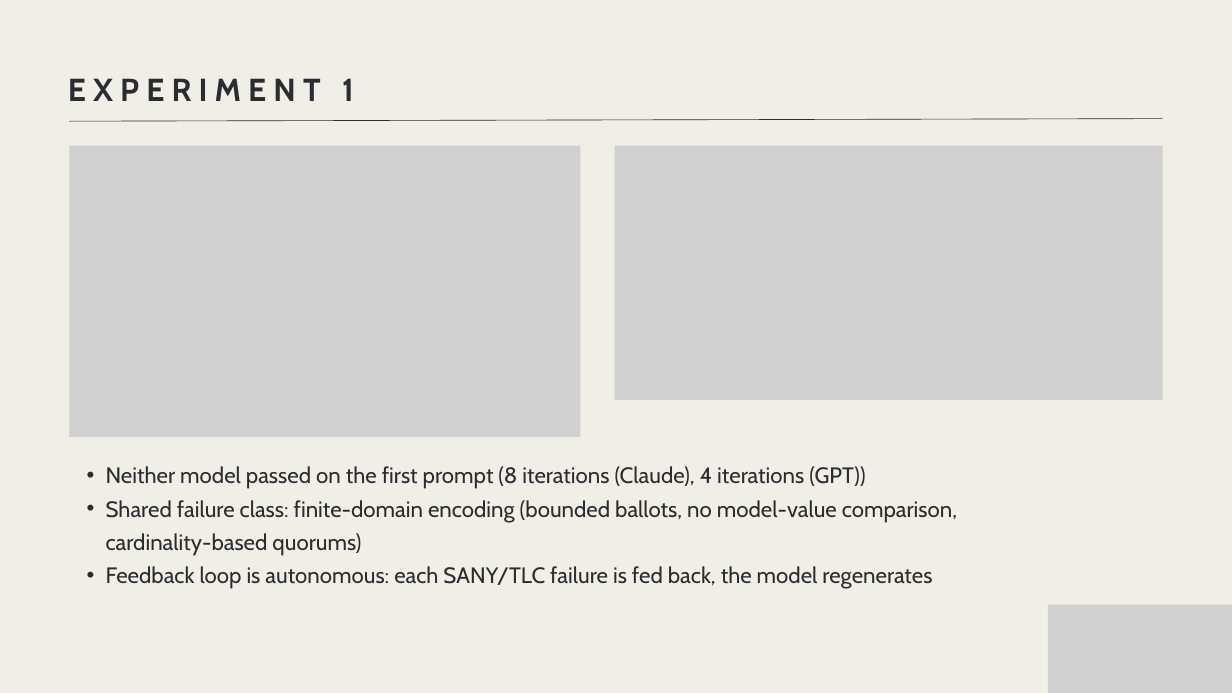
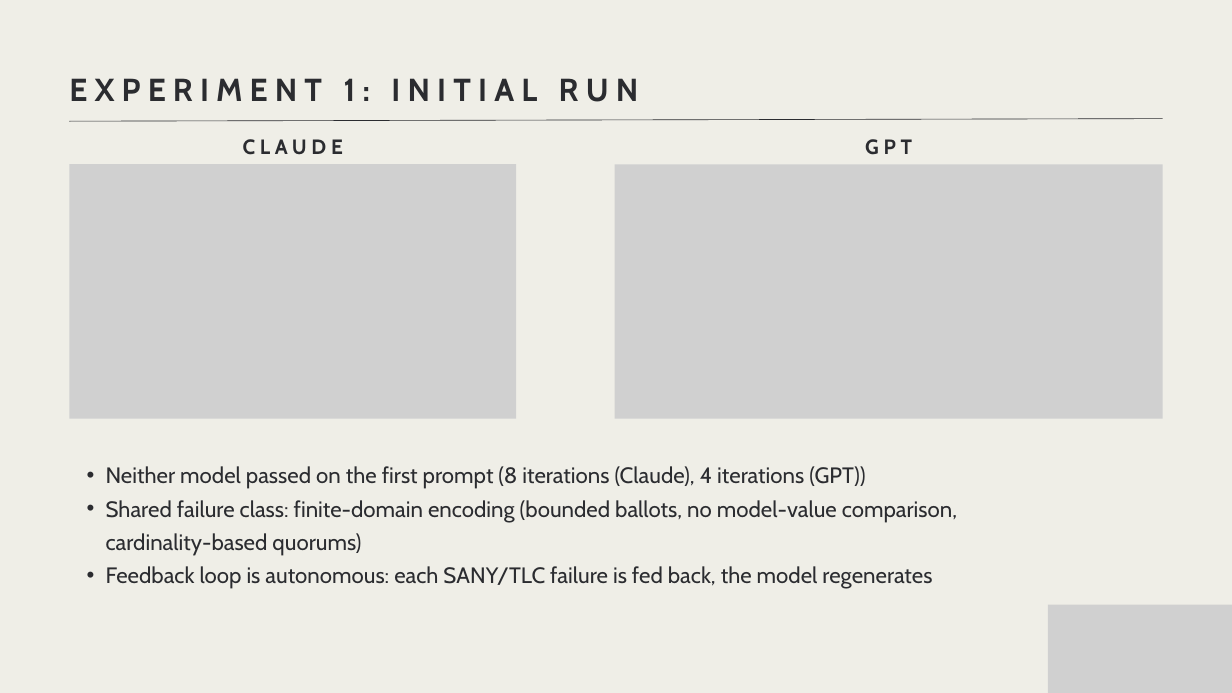
Before and after one commit to makhana/SysMoBench-research, a slide deck: slide 18 of Presentation.pptx (slide 6 before the commit). Drawn at 1232x693 pixels with LibreOffice and Linux fonts; fonts in the diff are those of the drawing; grey boxes stand for pictures. Boxes give left, top, right and bottom in pixels: in the first picture for what was removed or moved away, otherwise in the second. Text is boxed around its words. In the diff, an @@ line names an element or a change of style, - is before the commit and + after.

```diff
--- a/Presentation.pptx
+++ b/Presentation.pptx
@@ text at [69,78,639,102]: text changed @@
-EXPERIMENT 1
+EXPERIMENT 1: INITIAL RUN
@@ text added at [243,139,343,155], 24.1 pt, text #2B2C30, bold @@
+CLAUDE
@@ text added at [865,139,912,155], 24.1 pt, text #2B2C30, bold @@
+GPT
@@ picture: place and size @@
-picture at [69,145,580,437]
+picture at [69,164,516,418]
@@ picture: place and size @@
-picture at [615,145,1163,400]
+picture at [615,164,1163,419]
```
Also in this commit, not shown: 5 other slides changed, 32 slides added.
